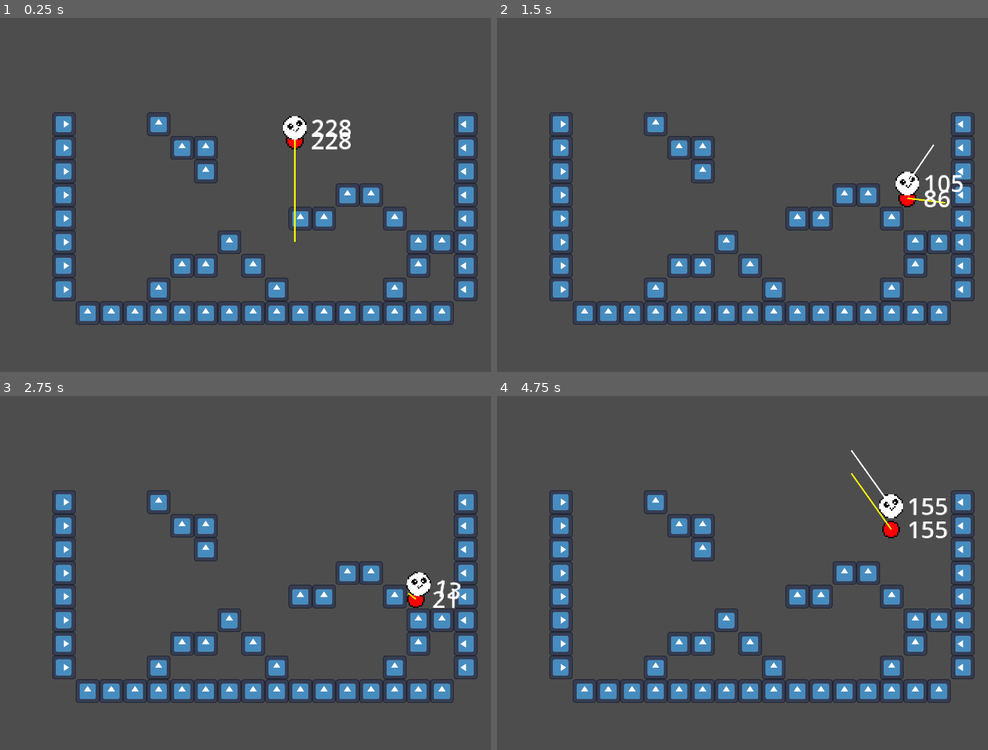
Above: before the commit, frames 1-4 (two rows, left to right).
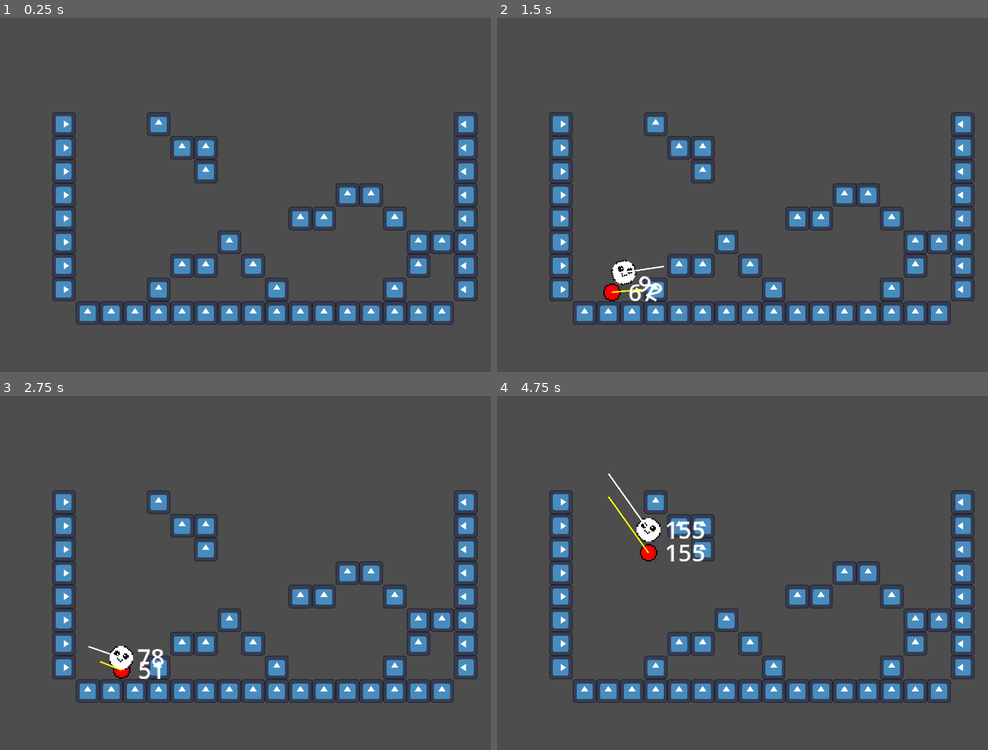
Above: after the commit, the same moments.

Repository: Victor-Boone/climbclimb
Game: Godot game, scene res://scenes/main.tscn
Two runs of this game, one before a commit and one after it. Both use one fixed random seed, a clock stepped at 60 frames per second and the inputs below. The engine's default icon, where the game draws it, is replaced by a stand-in: a white triangle on a blue panel in a dark square.
Inputs:
- Up to frame 1 (0.25 s): no input
- Up to frame 2 (1.5 s): hold Shift (climb) 0.53-1.28 s; hold D (move_right) from 0.53 s (still down); tap Space (jump) at 0.77 s; tap Shift (climb) at 1.35 s
- Up to frame 3 (2.75 s): tap Space (jump) at 1.52 s; release D (move_right) at 2.03 s; hold A (move_left) from 2.03 s (still down); hold Shift (climb) from 2.03 s (still down)
- Up to frame 4 (4.75 s): release A (move_left) at 2.78 s; release Shift (climb) at 2.78 s; hold D (move_right) 2.78-4.28 s; tap Shift (climb) at 2.85, 4.35 s; tap Space (jump) at 3.02, 3.77, 4.52 s; hold Shift (climb) 3.53-4.28 s; hold A (move_left) from 4.28 s (still down)

The runs differ from the first frame. In frame 1, 0.8% of the frame differs, in the area x 57-72%, y 27-64%; in frame 2, 1.4%; in frame 3, 1.2%; in frame 4, 1.8%, in the area x 22-92%, y 15-47%.

Commit message:
[Slimecat] Flipping head

Diff:
--- a/scenes/main.tscn
+++ b/scenes/main.tscn
@@ -80,6 +80,6 @@
 position = Vector2(144, -16)
 
 [node name="SlimeCat" parent="." unique_id=93529822 instance=ExtResource("2_0wfyh")]
-position = Vector2(210, 59)
+position = Vector2(83, -265)
 STANDING_STRENGTH = 4.151
 IDEAL_ANGLE_SPEED = 1.21
--- a/scripts/slimecat.gd
+++ b/scripts/slimecat.gd
@@ -53,12 +53,22 @@
 
 
 # Visual-related functions
+
 func rotate_head() -> void:
 	""" Rotate the face relatively to the body angle. """
 	var p_butt: Vector2 = $Butt.position
 	var p_head: Vector2 = $Head.position
 	var angle: float = (p_butt - p_head).angle()
 	$Head.rotation = angle - PI/2
+
+
+func flip_head() -> void:
+	""" Flip the heat relatively to the facing direction. """
+	var direction: float = Input.get_axis("move_left", "move_right")
+	if direction > 0.0:
+		$Head/Sprite2D.flip_h = false
+	if direction < 0.0:
+		$Head/Sprite2D.flip_h = true
 
 
 # Player input
@@ -195,6 +205,7 @@
 
 	# Visuals
 	rotate_head()
+	flip_head()
 
 	# Debug
 	$Butt._update_velocity_vector()
